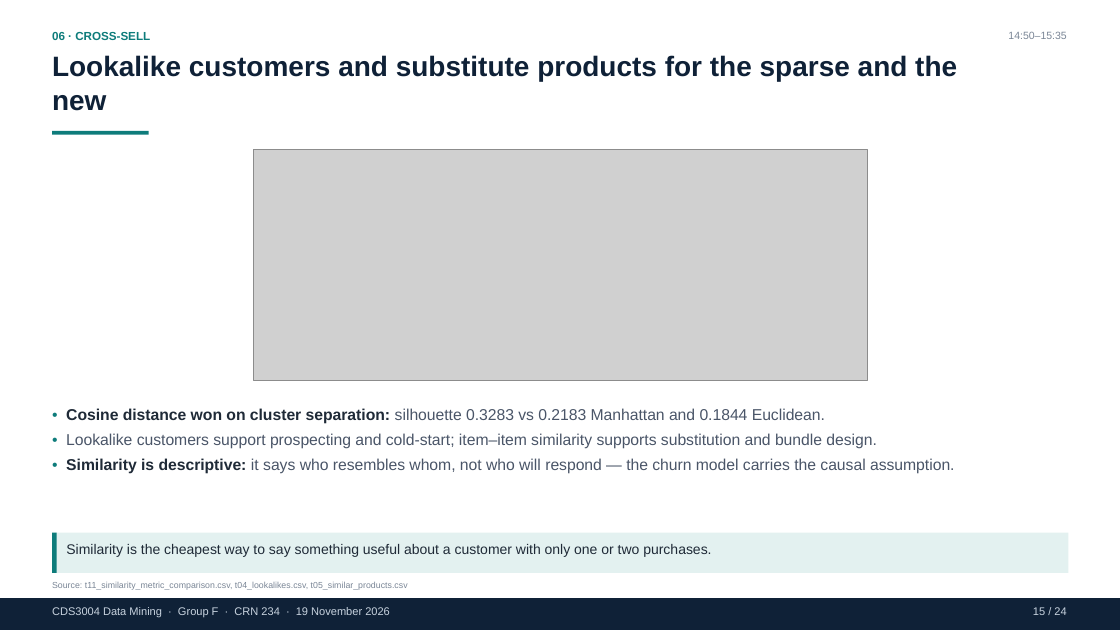
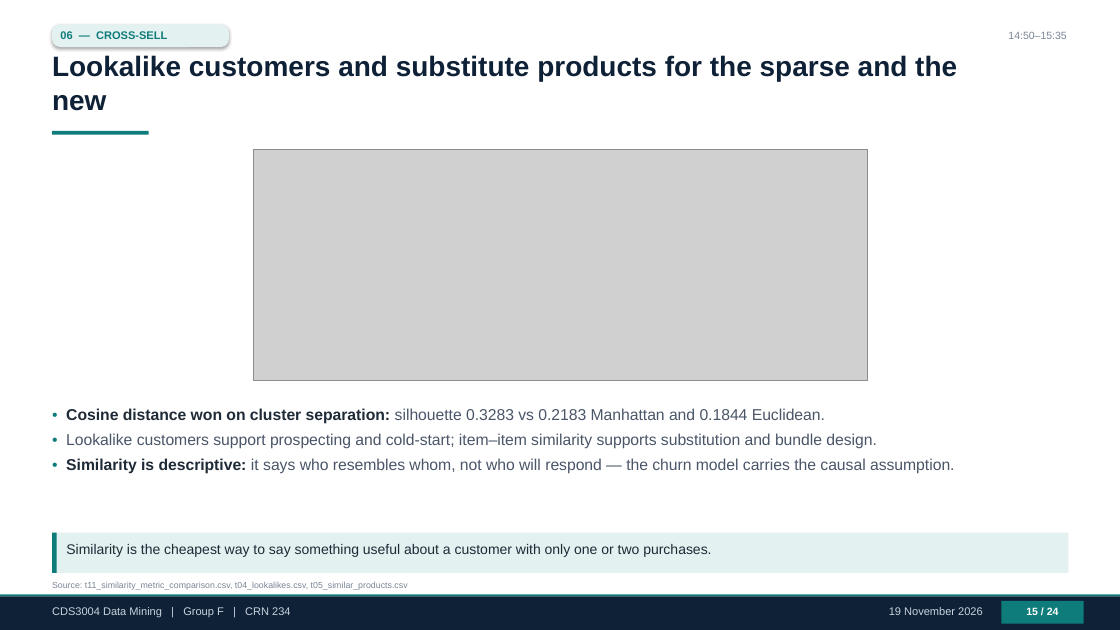
Before and after one commit to AaaaaronLIN/CDS3004_online_retail, a slide deck: slide 15 of presentation/CDS3004_GroupF_CRN234_Slides.pptx. Drawn at 1120x630 pixels with LibreOffice and Linux fonts; fonts in the diff are those of the drawing; grey boxes stand for pictures. Boxes give left, top, right and bottom in pixels: in the first picture for what was removed or moved away, otherwise in the second. Text is boxed around its words. In the diff, an @@ line names an element or a change of style, - is before the commit and + after.

Commit message:
style(deck): clean footer separators and add section chips

```diff
--- a/presentation/CDS3004_GroupF_CRN234_Slides.pptx
+++ b/presentation/CDS3004_GroupF_CRN234_Slides.pptx
@@ rounded rectangle added at [52,24,229,47], fill #E3F1F0 @@
@@ text at [60,30,167,41]: text changed; size 10 to 9.5 pt @@
-06 · CROSS-SELL
+06 — CROSS-SELL
@@ rectangle added at [0,595,1120,597], fill #0E7C7B @@
@@ text at [52,607,290,617]: text changed @@
-CDS3004 Data Mining · Group F · CRN 234 · 19 November 2026
+CDS3004 Data Mining | Group F | CRN 234
@@ text added at [889,607,983,615], 9.5 pt, text #C7D2DE @@
+19 November 2026
@@ text "15 / 24": place and size @@
-text "15 / 24" at [1033,607,1066,615]
+text "15 / 24" at [1026,607,1059,615]
@@ text "15 / 24" at [1026,607,1059,615]: size 9.5 to 9 pt, text colour #C7D2DE to #FFFFFF, bold on; alignment right to centre @@
@@ rectangle added at [1002,602,1084,624], fill #0E7C7B @@
```
Also in this commit, not shown: 23 other slides changed, 1 other file.
